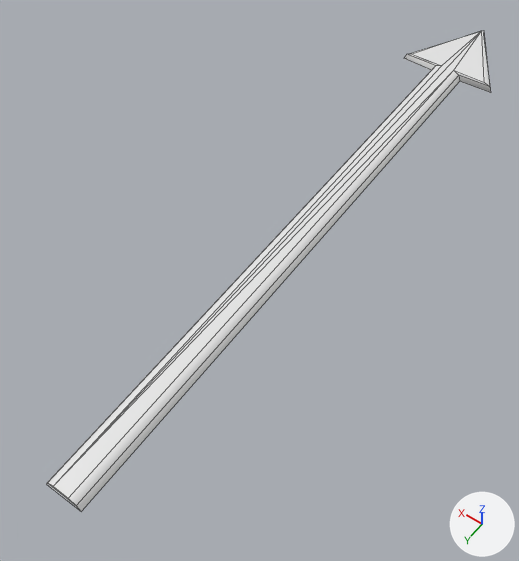
The OBJ model Assets/Models/HourHandArrow1.obj: old version first, new version second.
Before and after are seen from a 50 mm camera at (-0.229, 0.178, 0.506) aimed at (0.019, -0.169, -0.04). Arrows for +X, +Y and +Z are at lower right; the lights stay in place. Mesh edges are drawn as thin lines. Where no turn or scale is listed for an object, it has been applied to the vertices.

The scene before the commit, as lines of its bpy script (objects in view):
```python
me_hourhandarrow1 = bpy.data.meshes.new('HourHandArrow1')
me_hourhandarrow1.from_pydata(...)  # 21 vertices, 19 faces; spans x -0.055..0.055, y -0.61..0.1, z 0.0..0.01
ob_hourhandarrow1 = bpy.data.objects.new('HourHandArrow1', me_hourhandarrow1)
ob_hourhandarrow1.location = (0.0, 0.0, 0.0)
```
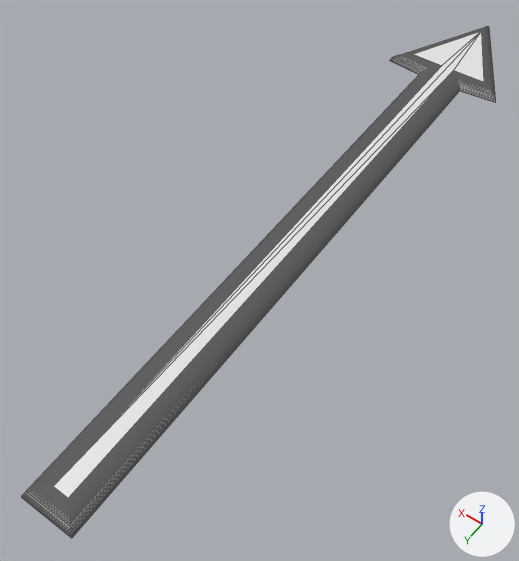
Location of each change, [x1, y1, x2, y2] in pixels of the pictures (519 x 561 px):
'HourHandArrow1', reshaped (7% wider, 7% taller): before [47, 31, 491, 511]; after [21, 26, 495, 538]
part 1 of me_hourhandarrow1, built on: before [47, 31, 491, 511]; after [21, 26, 495, 538]

The change, as a diff of the scene's bpy script:
```diff
--- a/Assets/Models/HourHandArrow1.obj.py
+++ b/Assets/Models/HourHandArrow1.obj.py
@@ me_hourhandarrow1 @@
 # used by ob_hourhandarrow1; location = (0.0, 0.0, 0.0)
-me_hourhandarrow1.from_pydata(...)  # 21 vertices, 19 faces; spans x -0.055..0.055, y -0.61..0.1, z 0.0..0.01
+me_hourhandarrow1.from_pydata(...)  # 315 vertices, 313 faces; spans x -0.066..0.066, y -0.625..0.118, z 0.0..0.01
+# me_hourhandarrow1 part 1: 7 vertices moved from x -0.052..0.052, y -0.607..0.1, z 0.007 to x -0.045..0.045, y -0.6..0.1, z 0.01; 7 vertices removed from x -0.055..0.055, y -0.61..0.1, z 0.0; 301 vertices added at x -0.066..0.066, y -0.625..0.118, z 0.0..0.01
+# me_hourhandarrow1 part 2: the surface is now shaded flat
```
